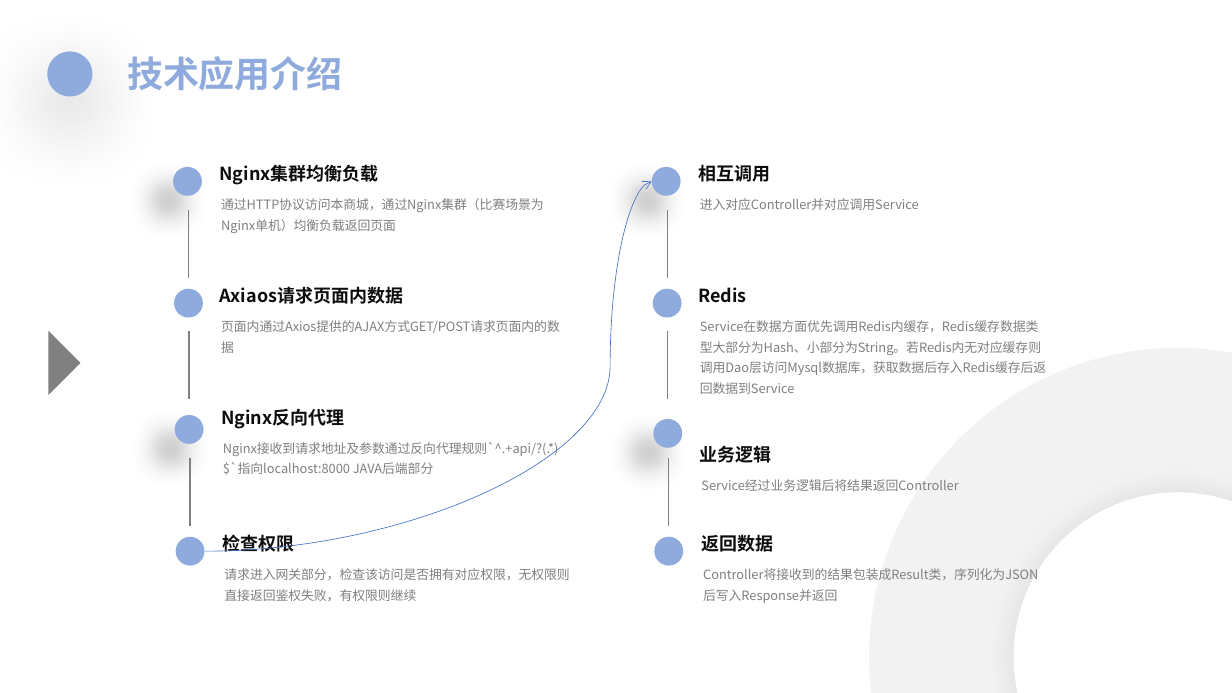
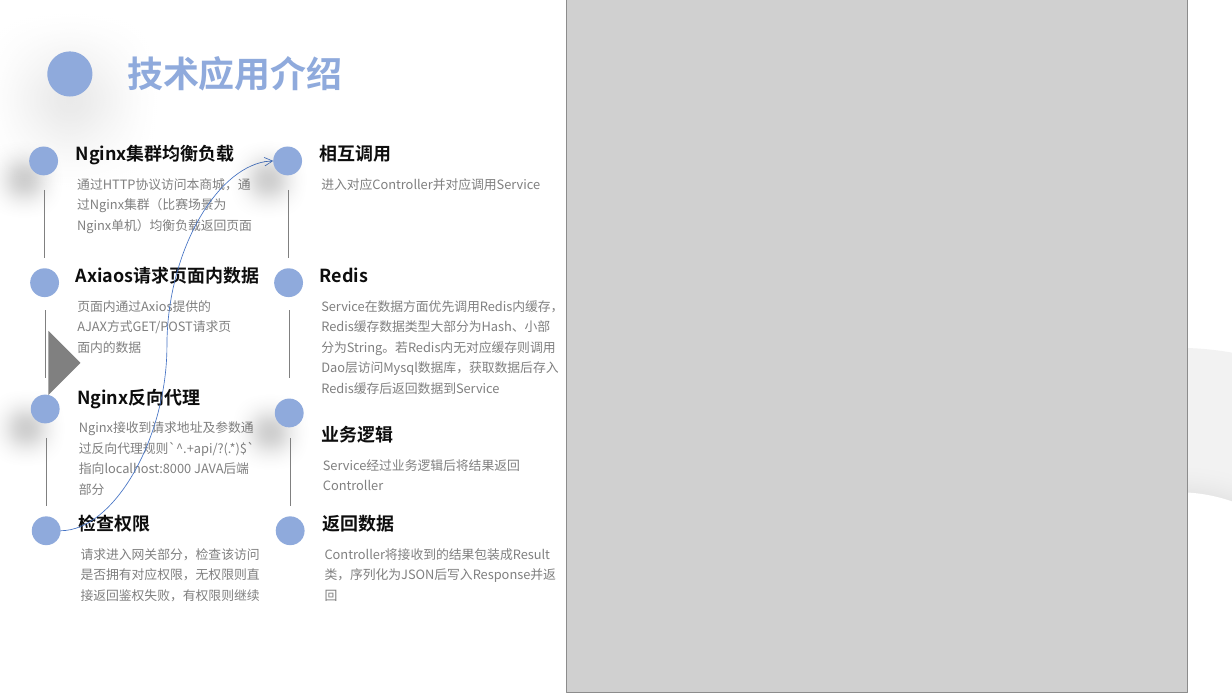
Before and after one commit to FlyRenxing/store-queue, a slide deck: slide 7 of doc/商城项目介绍.pptx. Drawn at 1232x693 pixels with LibreOffice and Linux fonts; fonts in the diff are those of the drawing; grey boxes stand for pictures. Boxes give left, top, right and bottom in pixels: in the first picture for what was removed or moved away, otherwise in the second. Text is boxed around its words. In the diff, an @@ line names an element or a change of style, - is before the commit and + after.

```diff
--- a/doc/商城项目介绍.pptx
+++ b/doc/商城项目介绍.pptx
@@ picture added at [567, 0, 1189, 693] @@
@@ curved arrow moved from (204, 552) - (652, 181) to (61, 531) - (274, 161) @@
@@ text "通过HTTP协议访问本商城，通过Nginx集群（比赛场景为Nginx单机）均衡负载返回页面" rewrapped from [221, 198, 544, 233] to [77, 176, 252, 235] @@
@@ text "进入对应Controller并对应调用Service": place and size @@
-text "进入对应Controller并对应调用Service" at [700, 198, 919, 210]
+text "进入对应Controller并对应调用Service" at [321, 178, 540, 190]
@@ 4 texts, 4 ellipses, 3 lines: place and size @@
-4 texts, 4 ellipses, 3 lines at [173, 164, 404, 566]
+4 texts, 4 ellipses, 3 lines at [30, 144, 260, 545]
@@ 4 texts, 4 ellipses, 3 lines: place and size @@
-4 texts, 4 ellipses, 3 lines at [652, 164, 773, 566]
+4 texts, 4 ellipses, 3 lines at [274, 144, 395, 545]
@@ text "页面内通过Axios提供的AJAX方式GET/POST请求页面内的数据" rewrapped from [221, 320, 560, 333] to [77, 297, 211, 315] @@
@@ text "Service在数据方面优先调用Redis内缓存，Redis缓存数据类型大部分为Hash、小部分为String。若Red ..." rewrapped from [700, 320, 1046, 375] to [321, 300, 563, 394] @@
@@ text "Nginx接收到请求地址及参数通过反向代理规则`^.+api/?(.*)$`指向localhost:8000 JAVA后 ..." rewrapped from [223, 442, 559, 475] to [79, 440, 255, 478] @@
@@ text "Service经过业务逻辑后将结果返回Controller" rewrapped from [701, 479, 958, 491] to [314, 447, 570, 496] @@
@@ text "请求进入网关部分，检查该访问是否拥有对应权限，无权限则直接返回鉴权失败，有权限则继续" rewrapped from [224, 568, 569, 601] to [81, 548, 260, 601] @@
@@ text "Controller将接收到的结果包装成Result类，序列化为JSON后写入Response并返回" rewrapped from [703, 568, 1038, 580] to [325, 568, 556, 582] @@
```
Also in this commit, not shown: 1 other file.
